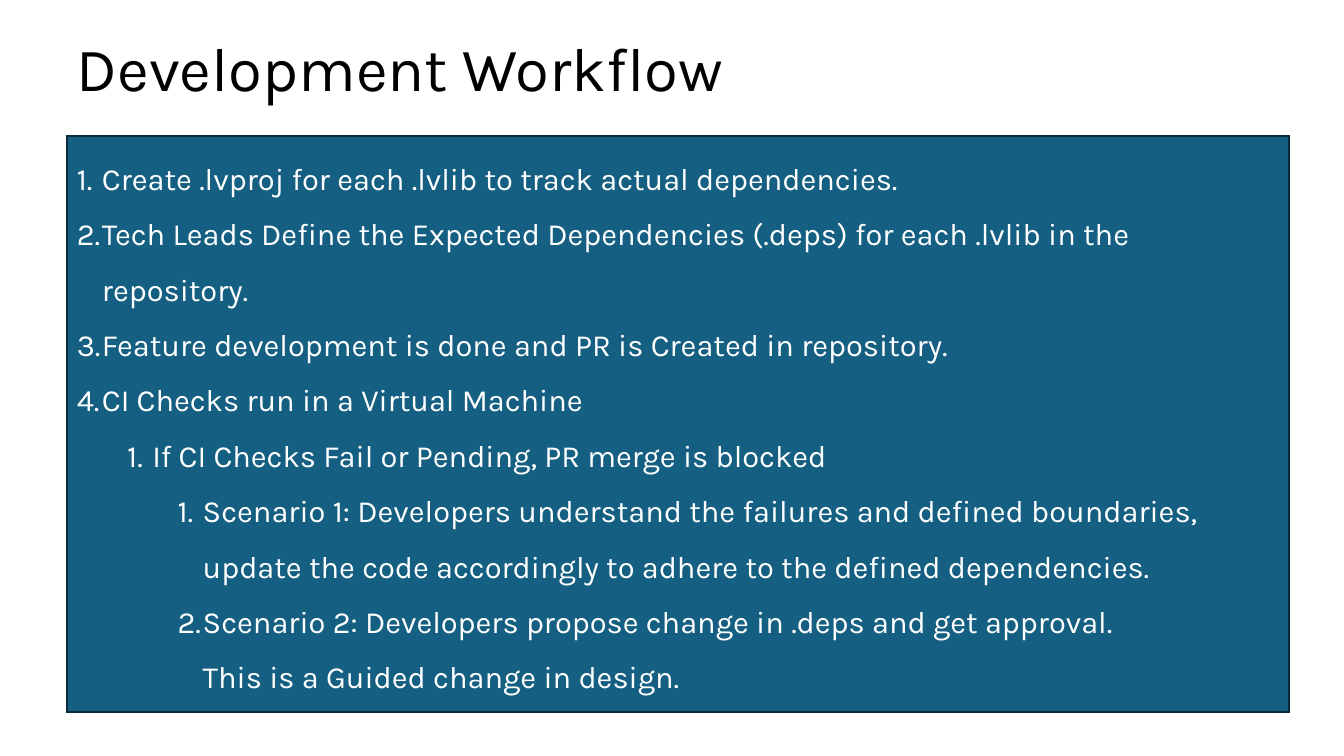
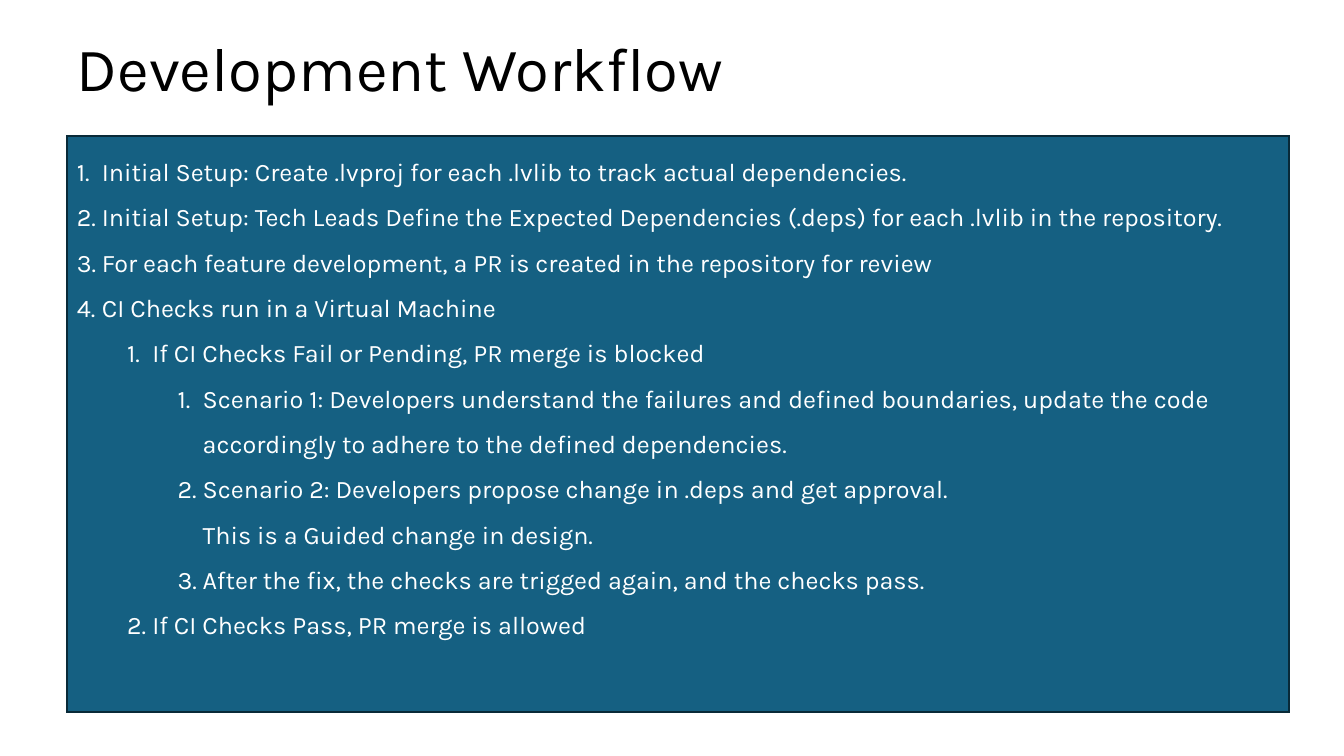
Before and after one commit to karthick-shanmuga/sw-deps-monitor, a slide deck: slide 11 of Docs/Automated Dependency Monitoring in CI Pipeline.pptx. Drawn at 1344x756 pixels with LibreOffice and Linux fonts; fonts in the diff are those of the drawing. Boxes give left, top, right and bottom in pixels: in the first picture for what was removed or moved away, otherwise in the second. Text is boxed around its words. In the diff, an @@ line names an element or a change of style, - is before the commit and + after.

```diff
--- a/Docs/Automated Dependency Monitoring in CI Pipeline.pptx
+++ b/Docs/Automated Dependency Monitoring in CI Pipeline.pptx
@@ text in rectangle at [102, 163, 1222, 278]: text changed; size 22 to 18 pt @@
-1. Create .lvproj for each .lvlib to track actual dependencies.
-2. Tech Leads Define the Expected Dependencies (.deps) for each .lvlib in the repository.
-3. Feature development is done and PR is Created in repository.
+1. Initial Setup: Create .lvproj for each .lvlib to track actual dependencies.
+2. Initial Setup: Tech Leads Define the Expected Dependencies (.deps) for each .lvlib in the repository.
+3. For each feature development, a PR is created in the repository for review
@@ text in rectangle at [102, 299, 1209, 640]: size 22 to 18 pt in "CI Checks run in a Virtual Machine", "If CI Checks Fail or Pending, PR ...", "Scenario 1: Developers understand the failures and ...", "Scenario 2: Developers propose change in .deps ..." and 2 more places @@
```
Also in this commit, not shown: 11 other slides changed, 5 slides added, 2 slides removed.
